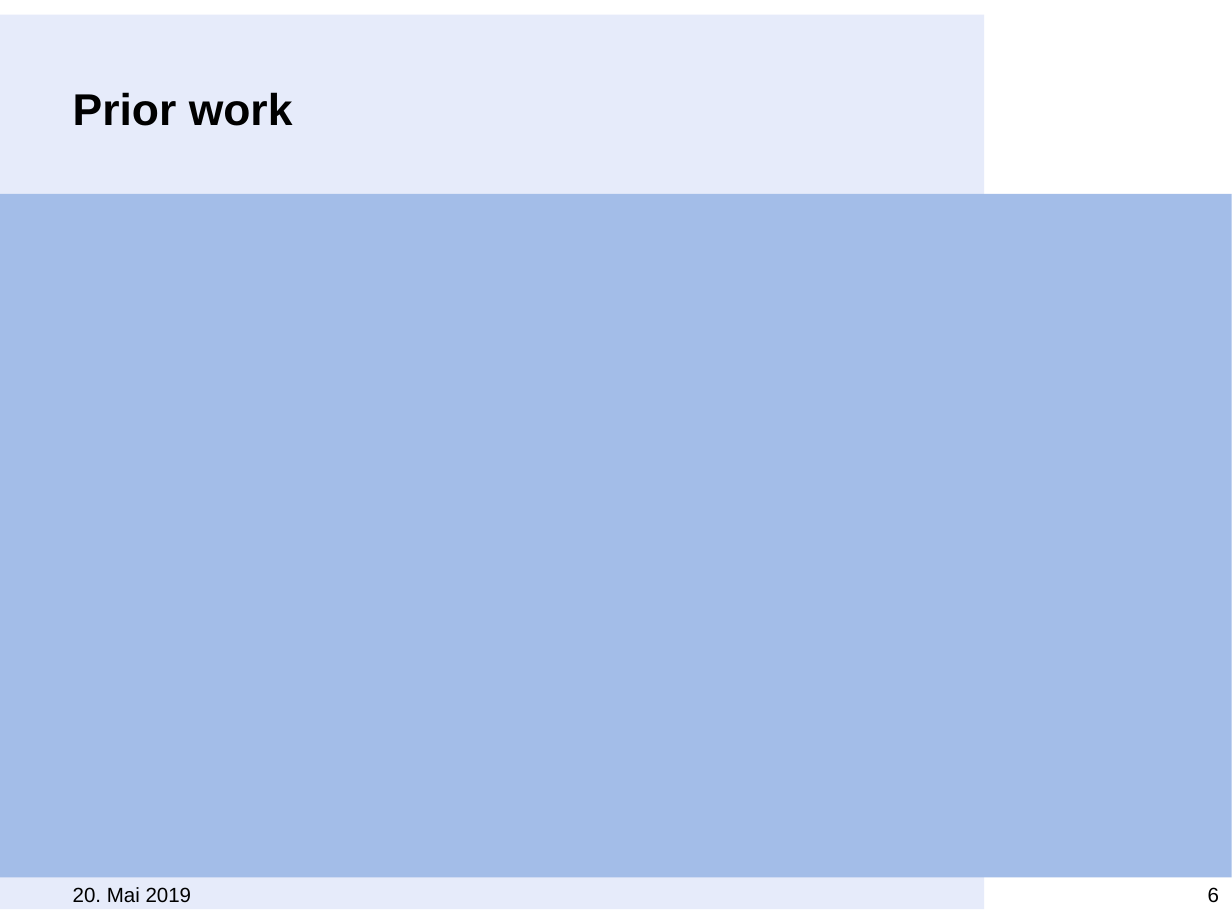
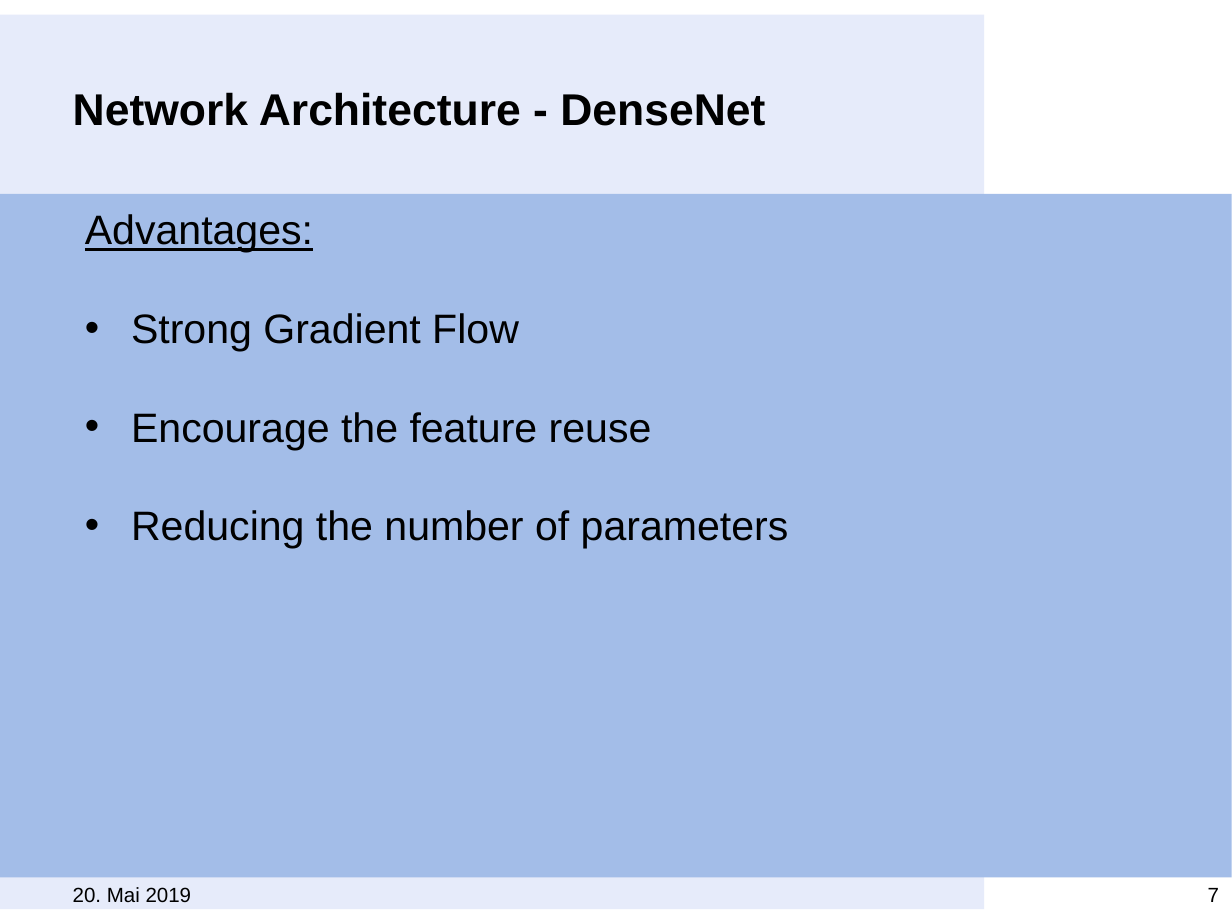
Before and after one commit to MeiLing90/ATML19_Group3A, a slide deck: slide 7 of ATML_presentation.pptx (slide 6 before the commit). Drawn at 1232x924 pixels with LibreOffice and Linux fonts; fonts in the diff are those of the drawing; background and template pictures are left out. Boxes give left, top, right and bottom in pixels: in the first picture for what was removed or moved away, otherwise in the second. Text is boxed around its words. In the diff, an @@ line names an element or a change of style, - is before the commit and + after.

```diff
--- a/ATML_presentation.pptx
+++ b/ATML_presentation.pptx
@@ title at box(73, 92, 765, 126): text changed @@
-Prior work
+Network Architecture - DenseNet
@@ text added at box(85, 214, 789, 548), 24 pt, text #000000 @@
+Advantages:
+• Strong Gradient Flow
+• Encourage the feature reuse
+• Reducing the number of parameters
@@ page number at box(1208, 888, 1219, 902): text changed @@
-6
+7
```
Also in this commit, not shown: 2 other slides changed, 1 slide added.
